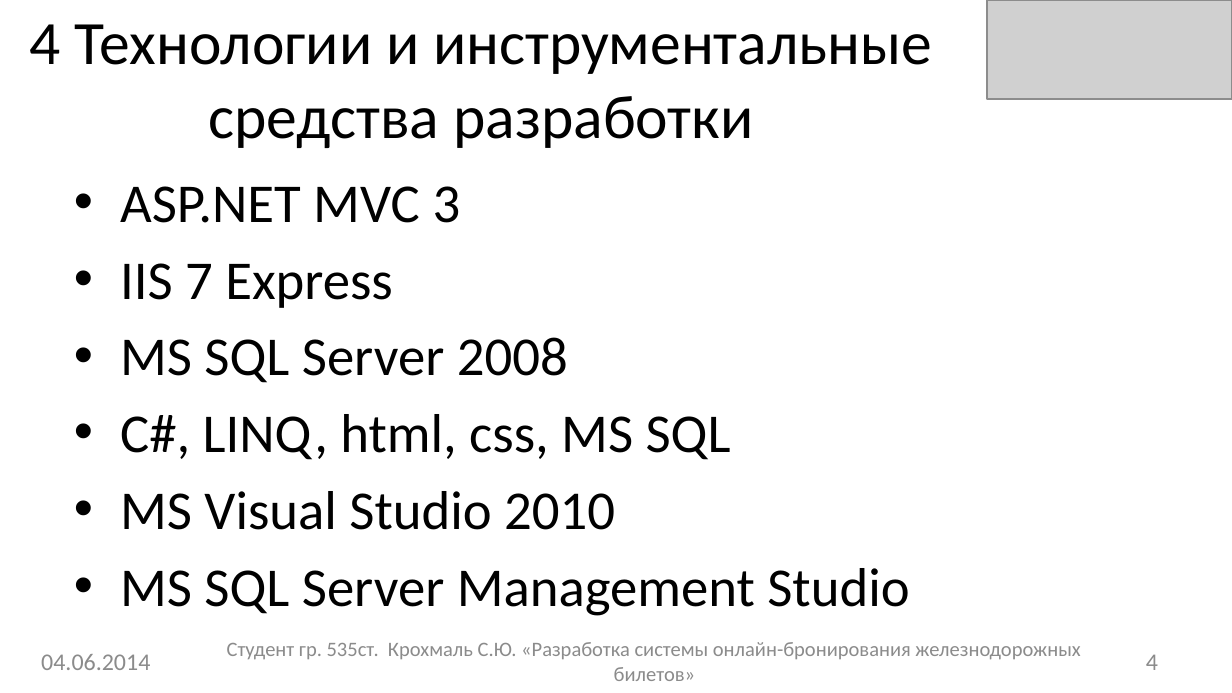
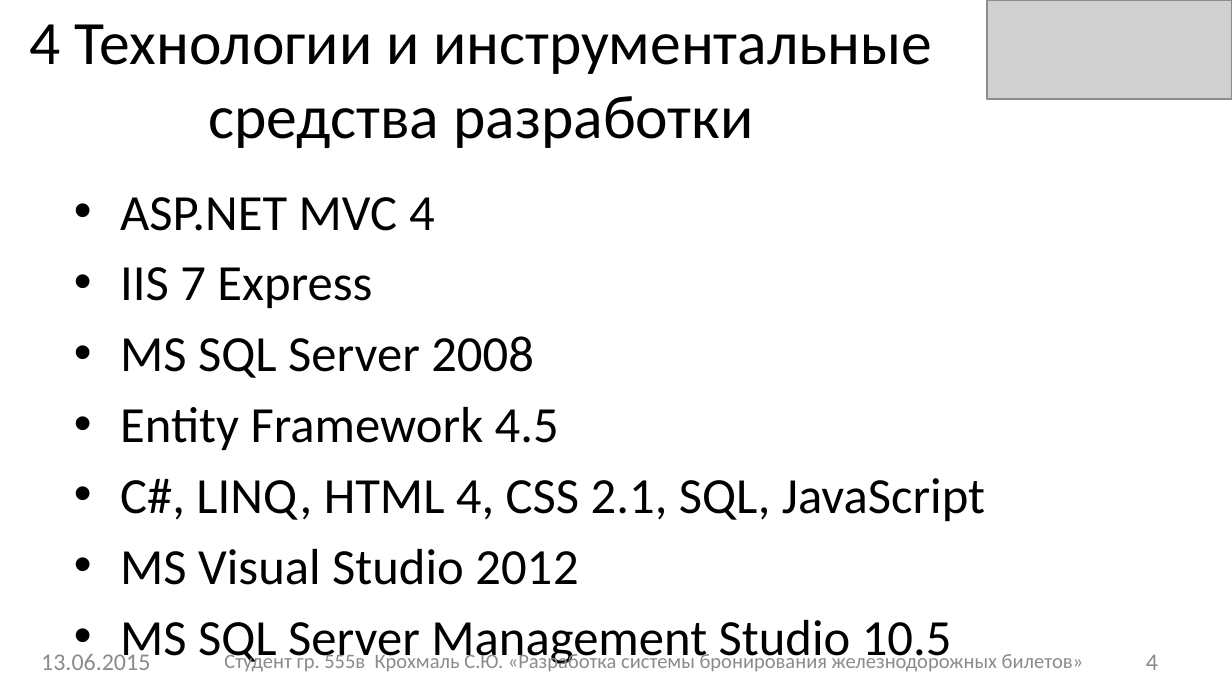
Before and after one commit to sergey-krokhmal/RailwayTicketBooking, a slide deck: slide 4 of Documentation/Презенташка.pptx. Drawn at 1232x693 pixels with LibreOffice and Linux fonts; fonts in the diff are those of the drawing; grey boxes stand for pictures. Boxes give left, top, right and bottom in pixels: in the first picture for what was removed or moved away, otherwise in the second. Text is boxed around its words. In the diff, an @@ line names an element or a change of style, - is before the commit and + after.

```diff
--- a/Documentation/Презенташка.pptx
+++ b/Documentation/Презенташка.pptx
@@ text "ASP.NET MVC 4": place and size @@
-text "ASP.NET MVC 4" at [120,186,909,616]
+text "ASP.NET MVC 4" at [120,197,985,667]
@@ text at [120,197,435,231]: text changed; size 32 to 29.6 pt @@
-• ASP.NET MVC 3
+• ASP.NET MVC 4
@@ text at [120,267,534,378]: size 32 to 29.6 pt in "IIS 7 Express", "MS SQL Server 2008" @@
@@ text at [120,407,985,667]: text changed; size 32 to 29.6 pt @@
-• C#, LINQ, html, css, MS SQL
-• MS Visual Studio 2010
-• MS SQL Server Management Studio
+• Entity Framework 4.5
+• C#, LINQ, HTML 4, CSS 2.1, SQL, JavaScript
+• MS Visual Studio 2012
+• MS SQL Server Management Studio 10.5
@@ text at [41,649,150,670]: text changed @@
-04.06.2014
+13.06.2015
@@ text at [224,651,1083,672]: text changed @@
-Студент гр. 535ст. Крохмаль С.Ю. «Разработка системы онлайн-бронирования железнодорожных билетов»
+Студент гр. 555в Крохмаль С.Ю. «Разработка системы бронирования железнодорожных билетов»
```
Also in this commit, not shown: 14 other slides changed, 1 slide added, 2 slides removed, 26 other files.
